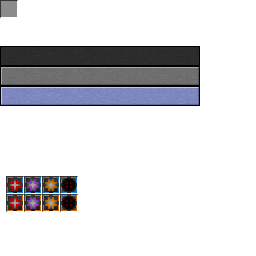
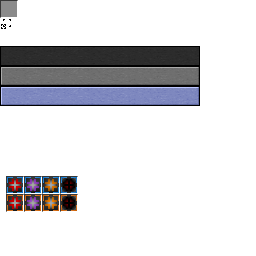
Layers edited between the first and the second w=256, h=256 image:
painted on "widgets.png" over [1, 19, 11, 29]
